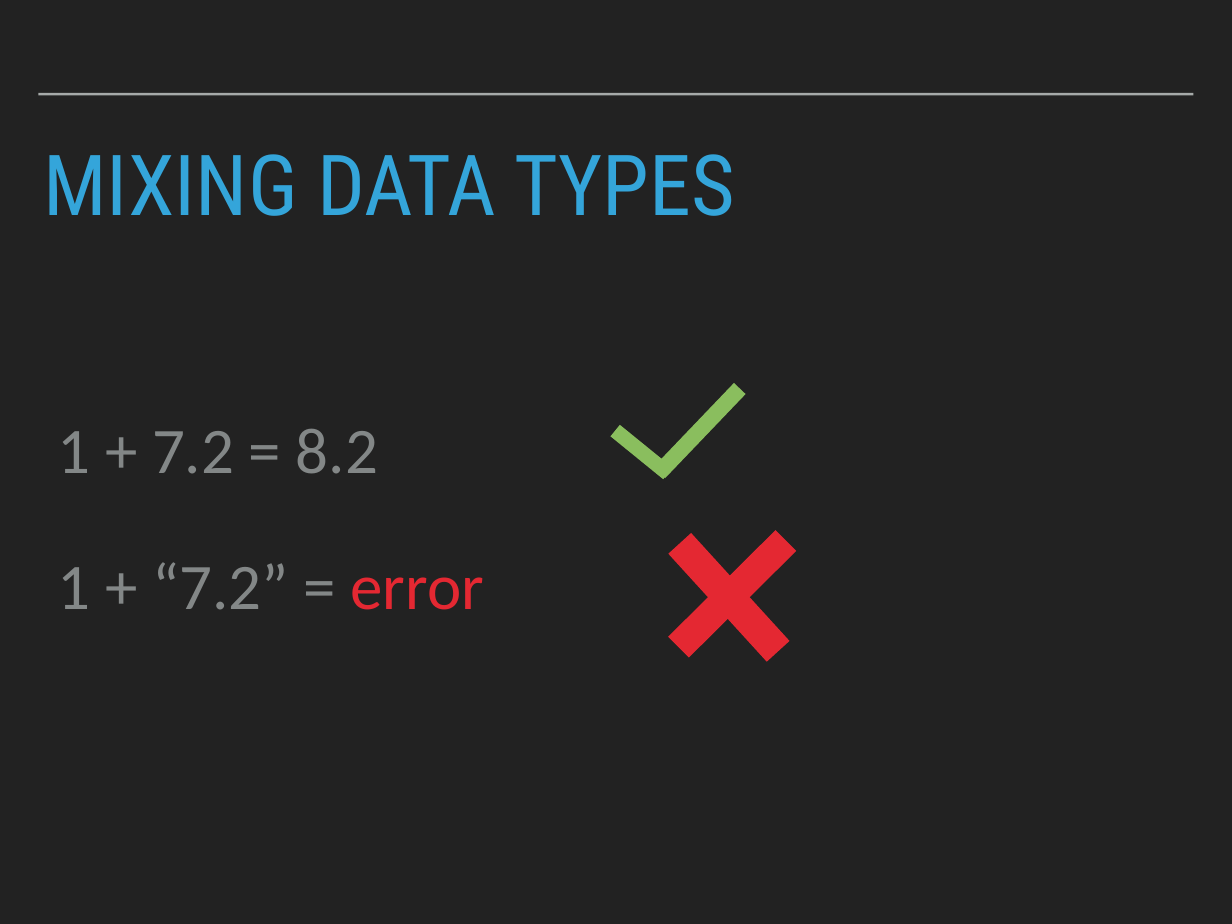
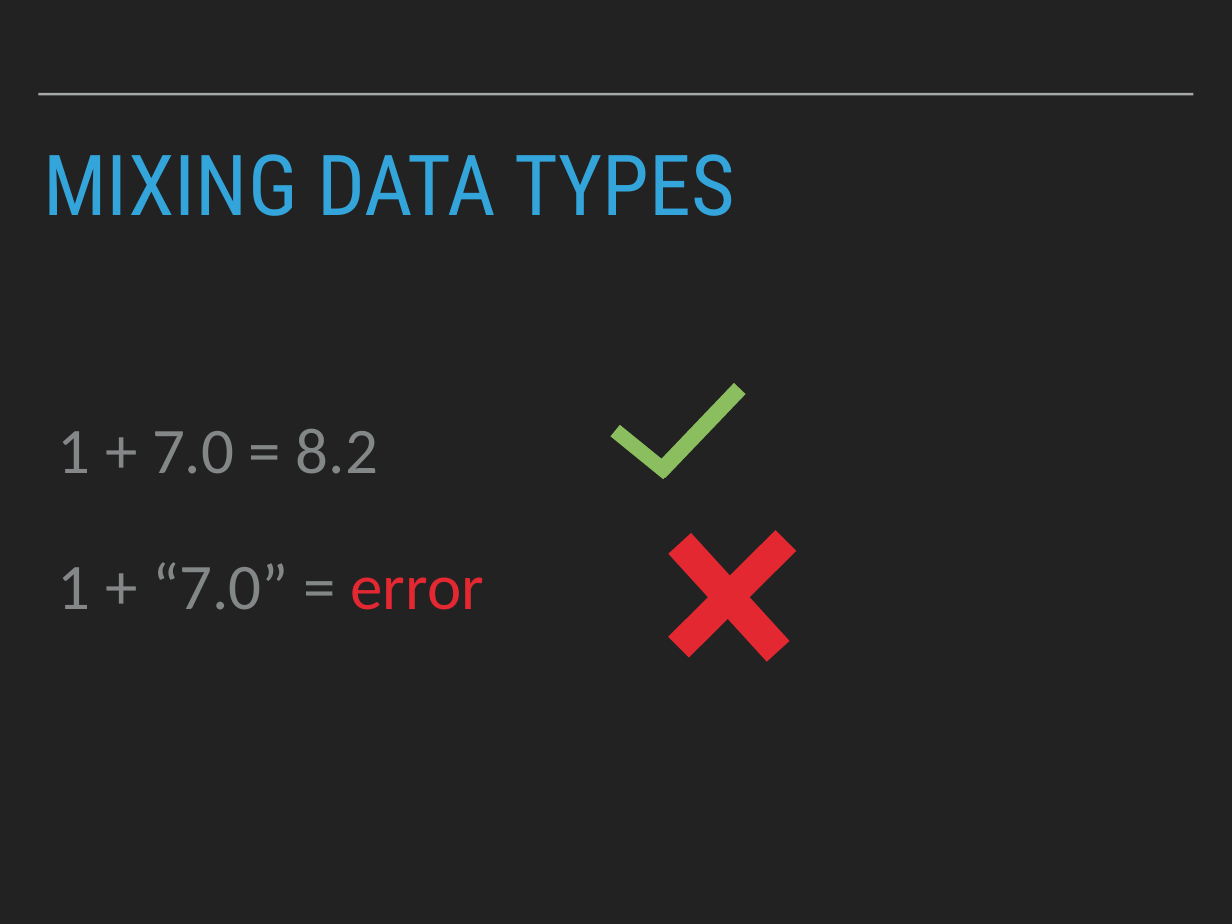
Before and after one commit to robcarrington/python-for-data-science, a slide deck: slide 74 of Session1/Session1_Slides.pptx (slide 90 before the commit). Drawn at 1232x924 pixels with LibreOffice and Linux fonts; fonts in the diff are those of the drawing. Boxes give left, top, right and bottom in pixels: in the first picture for what was removed or moved away, otherwise in the second. Text is boxed around its words. In the diff, an @@ line names an element or a change of style, - is before the commit and + after.

```diff
--- a/Session1/Session1_Slides.pptx
+++ b/Session1/Session1_Slides.pptx
@@ text at bbox=[58, 429, 378, 474]: text changed @@
-1 + 7.2 = 8.2
+1 + 7.0 = 8.2
@@ text at bbox=[58, 562, 484, 610]: text changed @@
-1 + “7.2” = error
+1 + “7.0” = error
```
Also in this commit, not shown: 66 other slides changed, 3 slides added, 20 slides removed, 5 other files.
